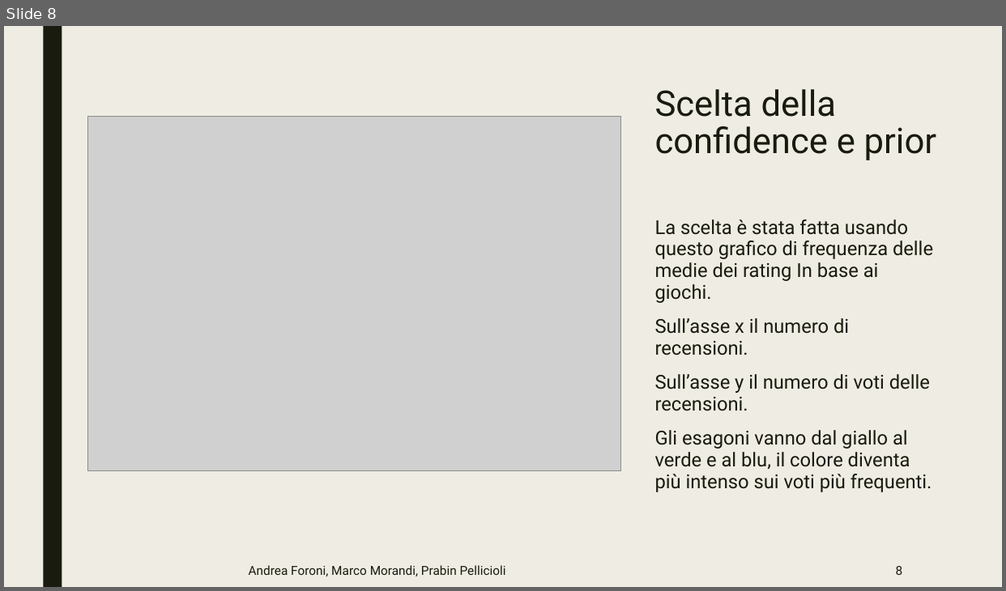
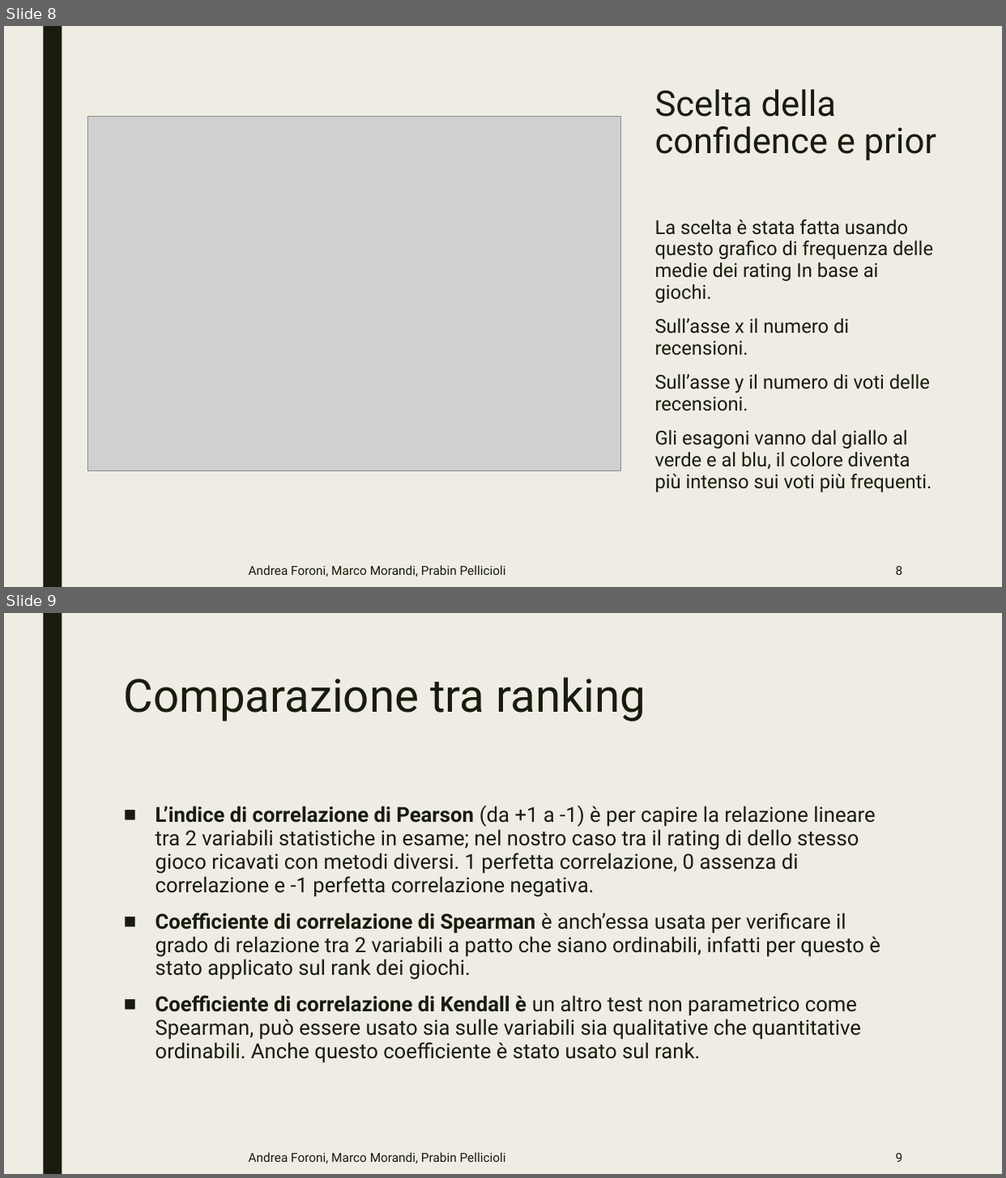
Before and after one commit to Praiban/Boardgamegeek, a slide deck: presentazione.pptx. Shown one above the other, each under a label of ours: slide 8 before the commit, slides 8 and 9 after it. The pictures are 1006x591 and 1006x1178 pixels, drawn with LibreOffice and Linux fonts; fonts in the diff are those of the drawing; grey boxes stand for pictures. Boxes give left, top, right and bottom in pixels: in the first picture for what was removed or moved away, otherwise in the second. Text is boxed around its words. In the diff, an @@ line names an element or a change of style, - is before the commit and + after.

```diff
--- a/presentazione.pptx
+++ b/presentazione.pptx
@@ slide 9 added at bbox=[4, 613, 1002, 1174], background #EFEDE3 @@
@@ rectangle added at bbox=[43, 613, 62, 1174], fill #191B0E @@
@@ title added at bbox=[124, 677, 646, 722], 44 pt, text #191B0E @@
+Comparazione tra ranking
@@ text added at bbox=[155, 805, 880, 1063], 20 pt, text #191B0E @@
+■ L’indice di correlazione di Pearson (da +1 a -1) è per capire la relazione lineare tra 2 variabili statistiche in esame; nel nostro caso tra il rating di dello stesso gioco ricavati con metodi diversi. 1 perfetta correlazione, 0 assenza di correlazione e -1 perfetta correlazione negativa.
+■ Coefficiente di correlazione di Spearman è anch’essa usata per verificare il grado di relazione tra 2 variabili a patto che siano ordinabili, infatti per questo è stato applicato sul rank dei giochi.
+■ Coefficiente di correlazione di Kendall è un altro test non parametrico come Spearman, può essere usato sia sulle variabili sia qualitative che quantitative ordinabili. Anche questo coefficiente è stato usato sul rank.
@@ text added at bbox=[249, 1152, 506, 1164], 12 pt, text #191B0E @@
+Andrea Foroni, Marco Morandi, Prabin Pellicioli
@@ page number added at bbox=[896, 1153, 903, 1162], 12 pt, text #191B0E @@
+9
```
Also in this commit, not shown: 1 slide changed, 3 other slides added.
